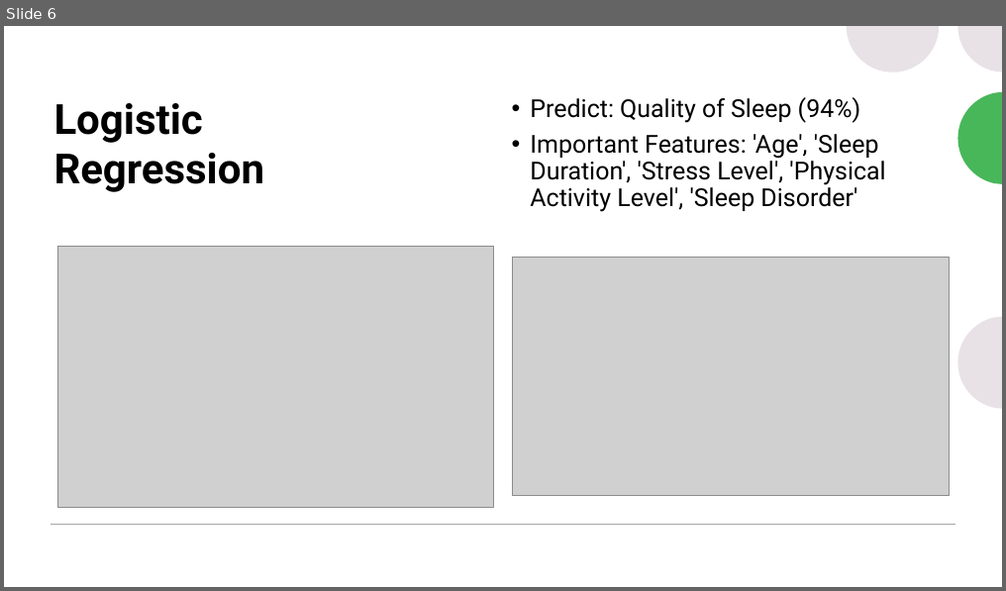
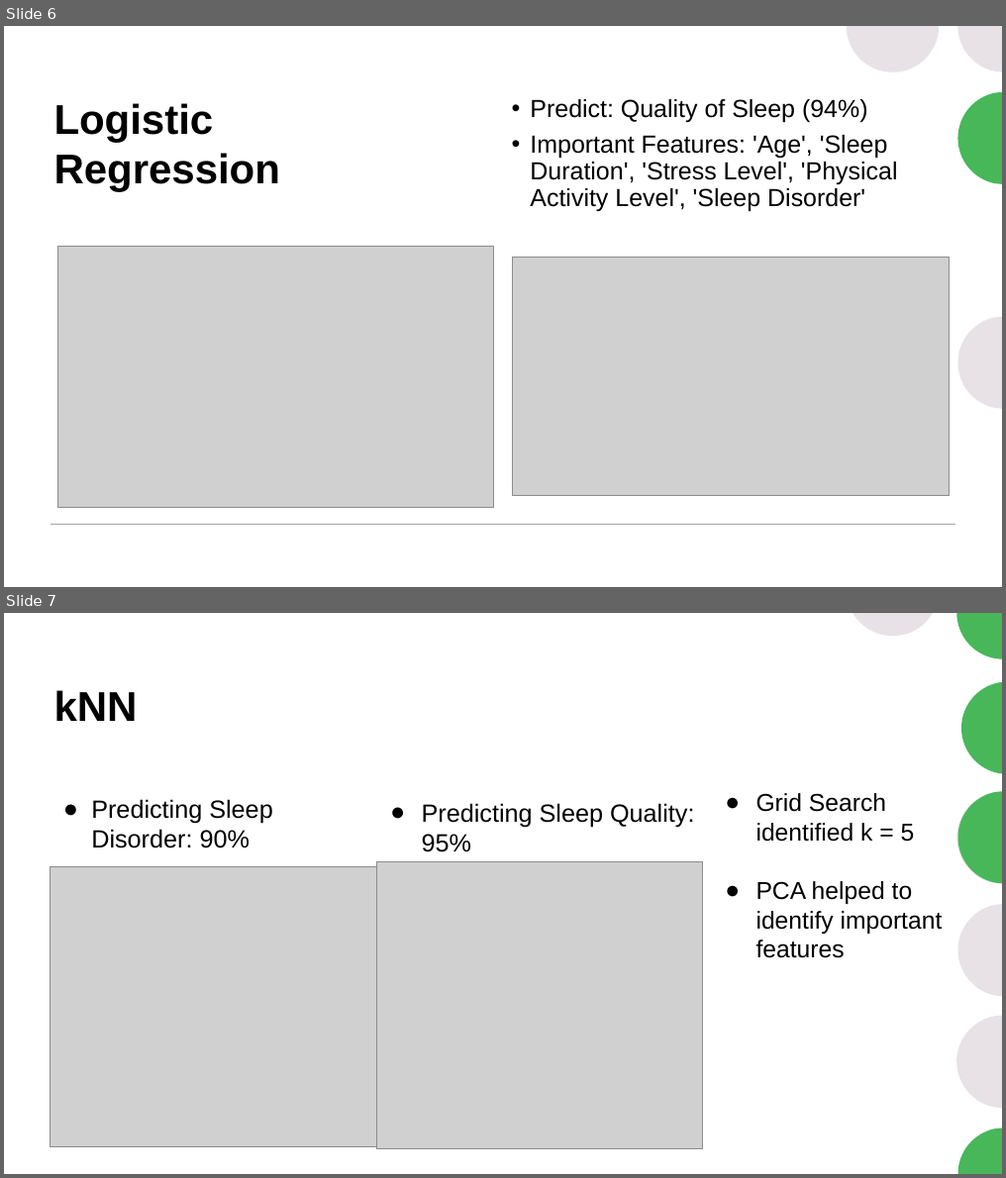
Before and after one commit to mark-earl/AML-PRJ3, a slide deck: deliverables/Presentation.pptx. Shown one above the other, each under a label of ours: slide 6 before the commit, slides 6 and 7 after it. The pictures are 1006x591 and 1006x1178 pixels, drawn with LibreOffice and Linux fonts; fonts in the diff are those of the drawing; grey boxes stand for pictures. Boxes give left, top, right and bottom in pixels: in the first picture for what was removed or moved away, otherwise in the second. Text is boxed around its words. In the diff, an @@ line names an element or a change of style, - is before the commit and + after.

```diff
--- a/deliverables/Presentation.pptx
+++ b/deliverables/Presentation.pptx
@@ slide 7 added at <box>4,613,1002,1174</box>, background #FFFFFF; not listed: 11 template elements that a slide beside it also shows @@
@@ title added at <box>54,690,138,721</box>, 40 pt, text #000000, bold @@
+kNN
@@ text added at <box>91,799,272,849</box>, 24 pt, text #000000 @@
+● Predicting Sleep Disorder: 90%
@@ text added at <box>422,803,694,853</box>, 24 pt, text #000000 @@
+● Predicting Sleep Quality: 95%
@@ text added at <box>756,793,943,959</box>, 23.5 pt, text #000000 @@
+● Grid Search identified k = 5
+● PCA helped to identify important features
@@ picture added at <box>51,866,377,1147</box> @@
@@ picture added at <box>377,862,703,1150</box> @@
@@ slide 6 changed as well @@
@@ title "Logistic Regression" at <box>54,103,280,192</box>: font Roboto to Arial @@
@@ text "Predict: Quality of Sleep (94%)" at <box>530,99,898,211</box>: font Roboto to Arial; less space between paragraphs @@
```
Also in this commit, not shown: 8 other slides changed, 1 other slide added, 2 slides removed.
